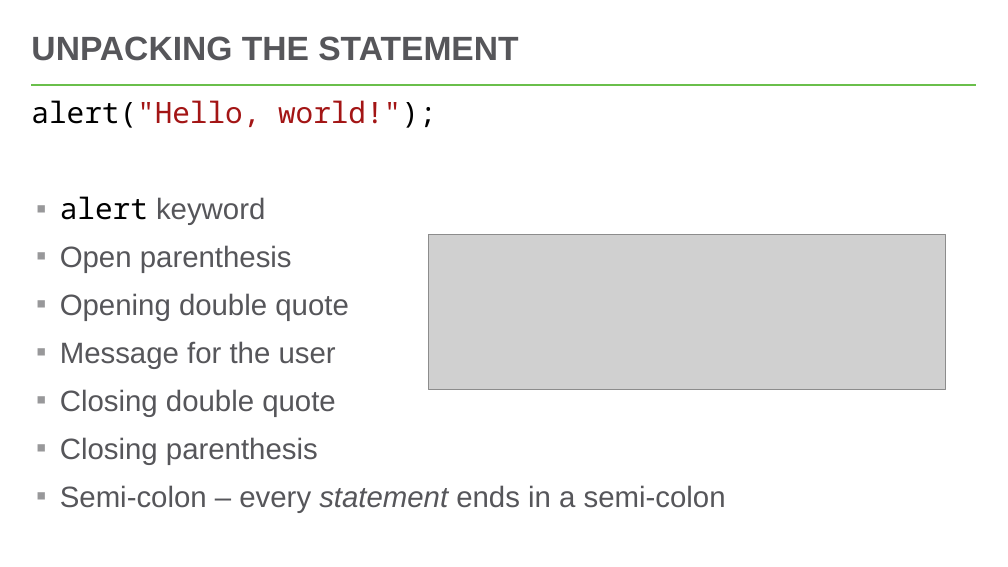
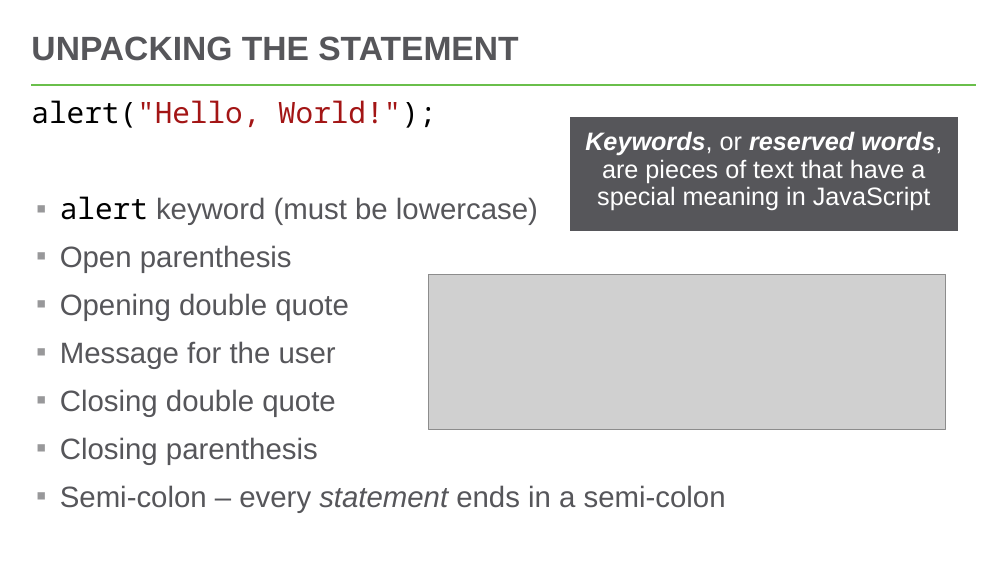
Before and after one commit to hytechclub/web-102, a slide deck: slide 7 of Week02/IntroductionToJavaScript.pptx. Drawn at 1008x567 pixels with LibreOffice and Linux fonts; fonts in the diff are those of the drawing; grey boxes stand for pictures. Boxes give left, top, right and bottom in pixels: in the first picture for what was removed or moved away, otherwise in the second. Text is boxed around its words. In the diff, an @@ line names an element or a change of style, - is before the commit and + after.

```diff
--- a/Week02/IntroductionToJavaScript.pptx
+++ b/Week02/IntroductionToJavaScript.pptx
@@ text at [31, 100, 538, 225]: text changed; text colour #A31515 to #56565A @@
-alert("Hello, world!");
-▪ alert keyword
+alert("Hello, World!");
+▪ alert keyword (must be lowercase)
@@ rectangle added at [570, 117, 957, 231], fill #56565A, outline #56565A 1 pt, 24 pt, text #FFFFFF @@
+Keywords, or reserved words, are pieces of text that have a special meaning in JavaScript
@@ picture: place and size @@
-picture at [429, 234, 946, 389]
+picture at [429, 274, 946, 429]
```
Also in this commit, not shown: 3 other slides changed, 1 slide added, 9 other files.
